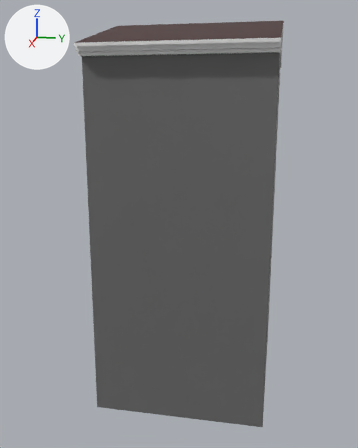
A saved change to the Blender file BLENDER/MaisonBaseGrande.blend.
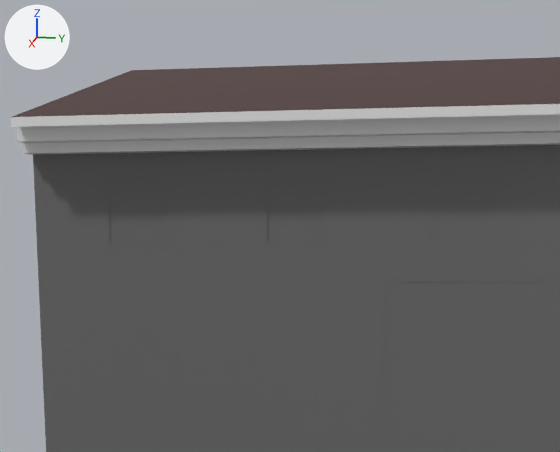
There are two pictures of each version: one whole from a 50 mm camera at (13.14, 2.17, 4.1) aimed at (0.19, -0.42, 0.86), one close up on the part from 19% to 76% of the width and 0% to 37% of the height. Every picture has the same lights, and +X, +Y and +Z are marked at upper left.

In view in the first close-up: 'Cube.002', 'EmplacementFenêtre', 'EmplacementFenêtre2', 'EmplacementPoulis', 'EmplacementPoulis2', 'EmplacementPoulus3', 'FenêtresPoulis', 'FenêtresPoulis2', 'FenêtresPoulis3', 'Maison'.
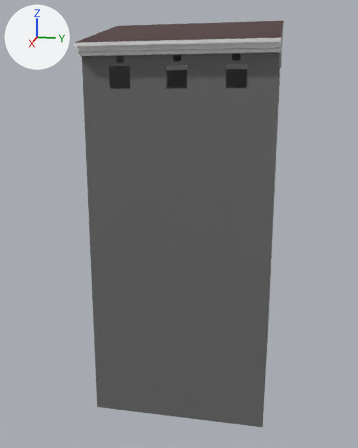
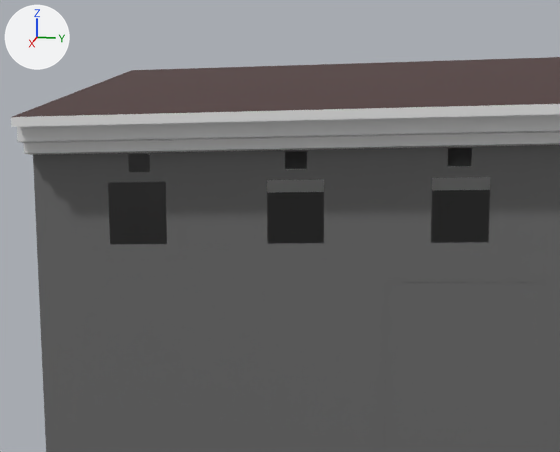
The change in detail:
Object 'EmplacementPoulis' (ob_emplacementpoulis) is now hidden.
Object 'EmplacementPoulis2' (ob_emplacementpoulis2) is now hidden.
Object 'EmplacementPoulus3' (ob_emplacementpoulus3) is now hidden.
Object 'FenêtresPoulis' (ob_fenêtrespoulis) is now hidden.
Object 'FenêtresPoulis2' (ob_fenêtrespoulis2) is now hidden.
Object 'FenêtresPoulis3' (ob_fenêtrespoulis3) is now hidden.

Changed parts and their boxes [x1, y1, x2, y2] in the close-ups (560 x 452 px):
'FenêtresPoulis', hidden: before [431, 177, 491, 243]
'FenêtresPoulis2', hidden: before [267, 179, 324, 244]
'FenêtresPoulis3', hidden: before [108, 182, 167, 244]
'EmplacementPoulis', hidden: before [446, 146, 473, 169]
'EmplacementPoulis2', hidden: before [283, 150, 309, 171]
'EmplacementPoulus3', hidden: before [126, 152, 152, 173]
